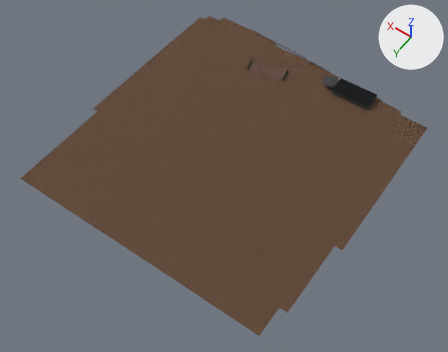
Two versions of the glTF model docs/secciones/hotel_plazoleta.glb, one commit apart.
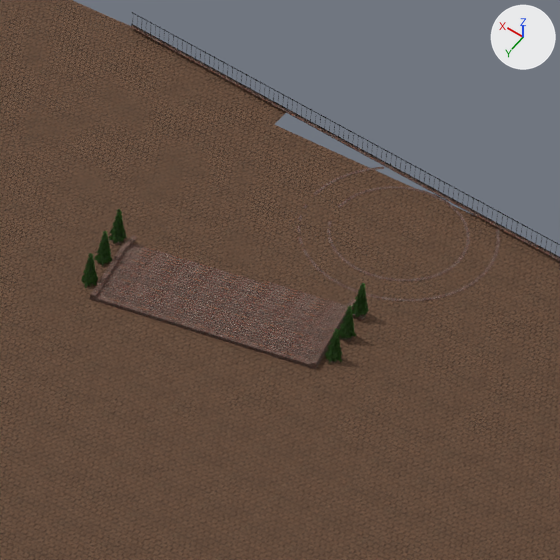
Each version appears first whole from a camera (50 mm lens) standing at (-334.7, 476.6, 214.5) and looking at (-235.7, 338.1, -3.2), and next in a close-up on the part from 52% to 71% of the width and 8% to 31% of the height. Arrows for +X, +Y and +Z are at upper right; the lights stay in place. The last two pictures show the newer version. Vertices at exactly the same position are counted once.

Script lines for the objects in view, before the commit:
```python
me_hotel_plazoleta = bpy.data.meshes.new('Hotel_Plazoleta')
me_hotel_plazoleta.from_pydata(...)  # 11840 vertices, 12872 faces; spans x -298.5..-166.0, y 255.0..394.5, z 3.8..7.8
me_hotel_plazoleta.materials.append(mat_pisoadoquinpbr)
me_hotel_plazoleta.materials.append(mat_ladrilloplazapbr)
me_hotel_plazoleta.materials.append(mat_hierronegropbr)
me_hotel_plazoleta.materials.append(mat_lonablancapbr)
me_hotel_plazoleta.materials.append(mat_parasoloscuropbr)
me_hotel_plazoleta.materials.append(mat_materabeigepbr)
me_hotel_plazoleta.materials.append(mat_follajebotanicopbr)
me_hotel_plazoleta.materials.append(mat_fococalido)  # beige #ffecbc, glowing beige #ffdd9e
me_hotel_plazoleta.materials.append(mat_vidriopabellon)  # dark grey #5d656a
me_hotel_plazoleta.materials.append(mat_vidriobaranda)  # pale blue #d7e7f1
ob_hotel_plazoleta = bpy.data.objects.new('Hotel_Plazoleta', me_hotel_plazoleta)
ob_hotel_plazoleta.location = (0.0, 0.0, 0.0)
```
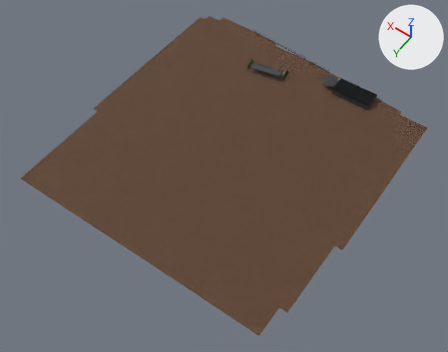
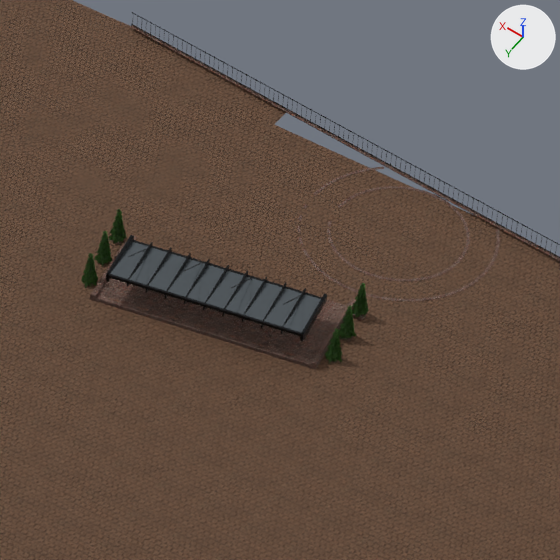
Diff of the bpy script that builds the scene:
```diff
--- a/docs/secciones/hotel_plazoleta.glb.py
+++ b/docs/secciones/hotel_plazoleta.glb.py
@@ me_hotel_plazoleta @@
 # used by ob_hotel_plazoleta; location = (0.0, 0.0, 0.0)
-me_hotel_plazoleta.from_pydata(...)  # 11840 vertices, 12872 faces; spans x -298.5..-166.0, y 255.0..394.5, z 3.8..7.8
+me_hotel_plazoleta.from_pydata(...)  # 12080 vertices, 13190 faces; spans x -298.5..-166.0, y 255.0..394.5, z 3.8..10.0
+# me_hotel_plazoleta part 1
+# 104 vertices are added at x -226.9..-211.2, y 275.5..282.9, z 7.1..10.0
+# 44 new vertices lie (0.0, 0.0, 0.5) away from vertices in x -226.8..-211.3, y 275.5..282.8, z 7.2
+# 8 new vertices lie (0.0, 0.0, 0.6) away from vertices in x -226.9..-211.2, y 275.5..282.9, z 7.1
+# 196 new faces join them, mat_hierronegropbr
+# 2 new faces join them, mat_vidriopabellon (dark grey #5d656a)
+# other edits to the shape of me_hotel_plazoleta do not show in these pictures
 me_hotel_plazoleta.materials.append(mat_pisoadoquinpbr)
```

What differs and where, as boxes (x1, y1, x2, y2) in the close-ups (560 x 560 px):
part 1 of me_hotel_plazoleta, added
    after: (106, 235, 327, 341)
